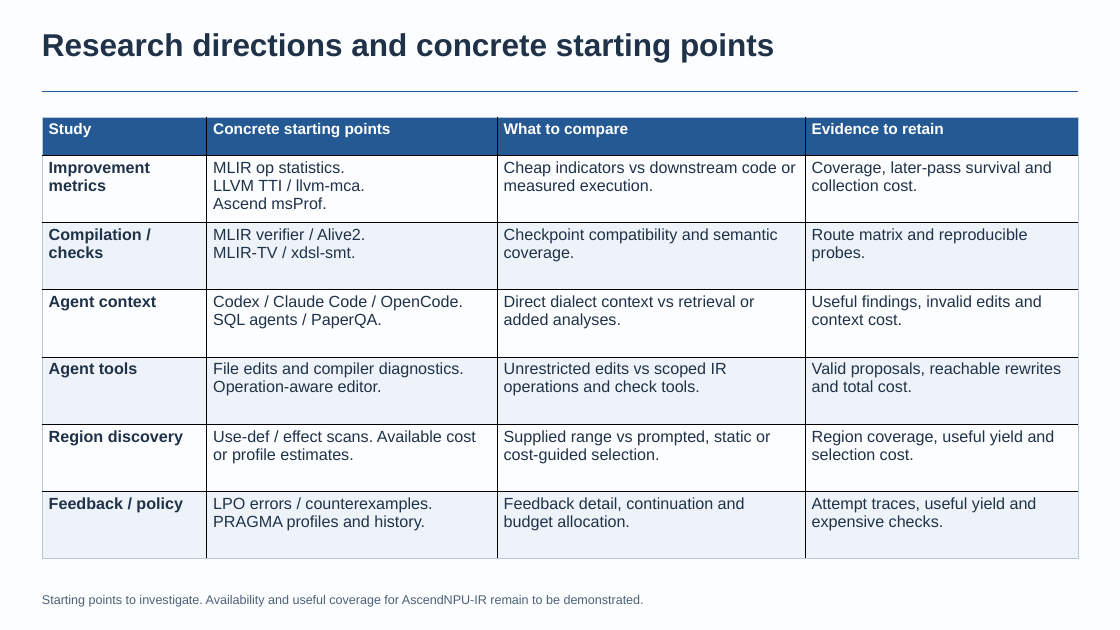
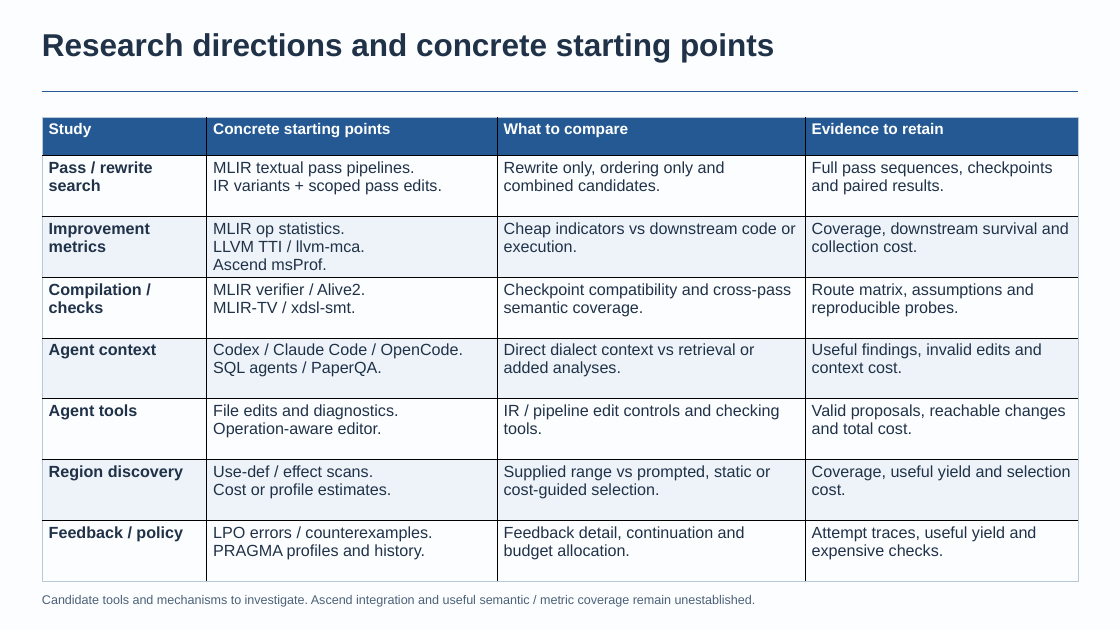
Before and after one commit to BonZirka/ascend-npu-optimization-research, a slide deck: slide 5 of output/ascend-optimization-pitch/ascend-optimization-technical.pptx. Drawn at 1120x630 pixels with LibreOffice and Linux fonts; fonts in the diff are those of the drawing. Boxes give left, top, right and bottom in pixels: in the first picture for what was removed or moved away, otherwise in the second. Text is boxed around its words. In the diff, an @@ line names an element or a change of style, - is before the commit and + after.

Commit message:
Add joint pass search and portable experiment contracts
Correct the matching-limit claim, emphasize pass placement alongside new transformations, and reframe ranges, precision and memory definedness. Add common kernel/pipeline/trial/evidence/report records and continuation across environments to the editable deck and linked framework plans.

```diff
--- a/output/ascend-optimization-pitch/ascend-optimization-technical.pptx
+++ b/output/ascend-optimization-pitch/ascend-optimization-technical.pptx
@@ table at (42,118,1077,582) @@
-row 2: Improvement metrics | MLIR op statistics. / LLVM TTI / llvm-mca. / Ascend msProf. | Cheap indicators vs downstream code or measured execution. | Coverage, later-pass survival and collection cost.
-row 3: Compilation / checks | MLIR verifier / Alive2. / MLIR-TV / xdsl-smt. | Checkpoint compatibility and semantic coverage. | Route matrix and reproducible probes.
+row 2: Pass / rewrite search | MLIR textual pass pipelines. / IR variants + scoped pass edits. | Rewrite only, ordering only and combined candidates. | Full pass sequences, checkpoints and paired results.
+row 3: Improvement metrics | MLIR op statistics. / LLVM TTI / llvm-mca. / Ascend msProf. | Cheap indicators vs downstream code or execution. | Coverage, downstream survival and collection cost.
+row 4: Compilation / checks | MLIR verifier / Alive2. / MLIR-TV / xdsl-smt. | Checkpoint compatibility and cross-pass semantic coverage. | Route matrix, assumptions and reproducible probes.
-row 5: Agent tools | File edits and compiler diagnostics. Operation-aware editor. | Unrestricted edits vs scoped IR operations and check tools. | Valid proposals, reachable rewrites and total cost.
+row 6: Agent tools | File edits and diagnostics. / Operation-aware editor. | IR / pipeline edit controls and checking tools. | Valid proposals, reachable changes and total cost.
-row 7, column 2: Use-def / effect scans. Available cost or profile estimates.
+row 7, column 2: Use-def / effect scans. / Cost or profile estimates.
-row 7, column 4: Region coverage, useful yield and selection cost.
+row 7, column 4: Coverage, useful yield and selection cost.
-row 8, column 2: LPO errors / counterexamples. PRAGMA profiles and history.
+row 8, column 2: LPO errors / counterexamples. / PRAGMA profiles and history.
@@ text at (42,595,756,607): text changed @@
-Starting points to investigate. Availability and useful coverage for AscendNPU-IR remain to be demonstrated.
+Candidate tools and mechanisms to investigate. Ascend integration and useful semantic / metric coverage remain unestablished.
```
Also in this commit, not shown: 11 other slides changed, 3 slides added, 9 other files.
